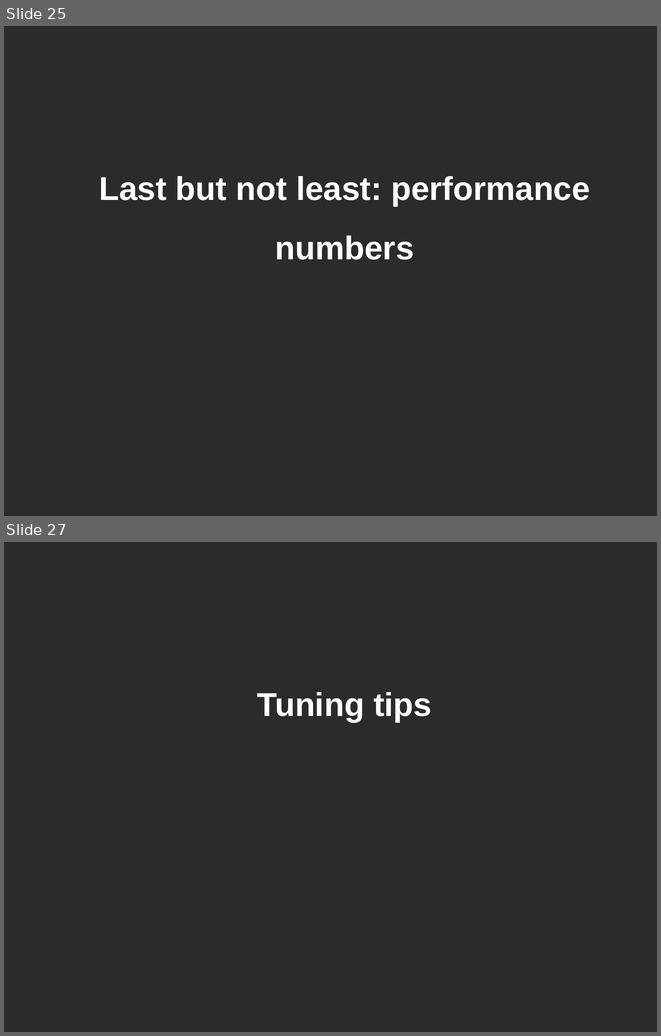
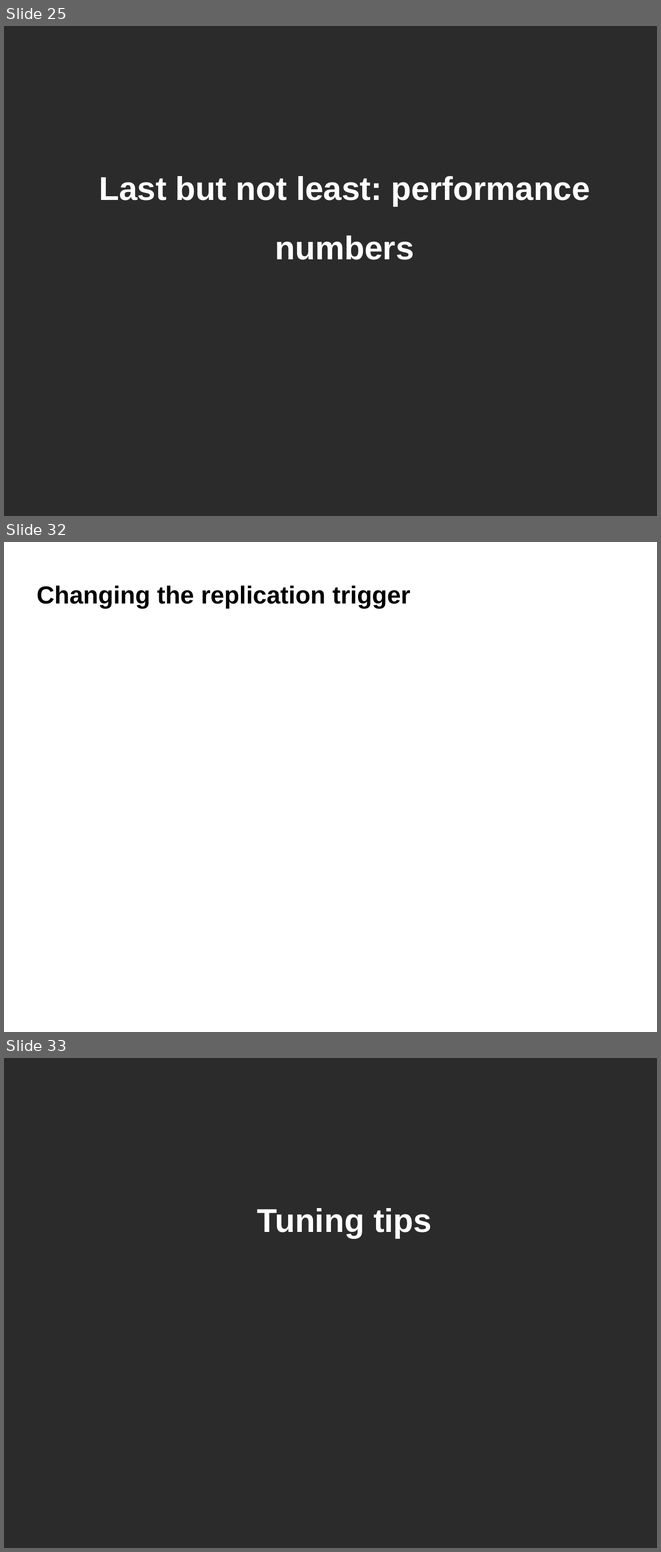
Before and after one commit to belaban/SessionPerf, a slide deck: docs/jbw2012.odp. Shown one above the other, each under a label of ours: slides 25 and 27 before the commit, slides 25, 32 and 33 after it; the slides between them are not shown. The pictures are 661x1036 and 661x1552 pixels, drawn with LibreOffice and Linux fonts; fonts in the diff are those of the drawing; background and template pictures are left out; a plain dark background stands for a picture behind light text. Boxes give left, top, right and bottom in pixels: in the first picture for what was removed or moved away, otherwise in the second. Text is boxed around its words. In the diff, an @@ line names an element or a change of style, - is before the commit and + after.

```diff
--- a/docs/jbw2012.odp
+++ b/docs/jbw2012.odp
@@ slide 32 added at (x1=4, y1=542, x2=657, y2=1032), background #FFFFFF @@
@@ title added at (x1=37, y1=585, x2=411, y2=608), 30 pt, text #000000, bold @@
+Changing the replication trigger
@@ what was slide 27 is now slide 33 @@
```
Also in this commit, not shown: 6 slides changed, 6 other slides added, 1 slide removed, 1 other file.
